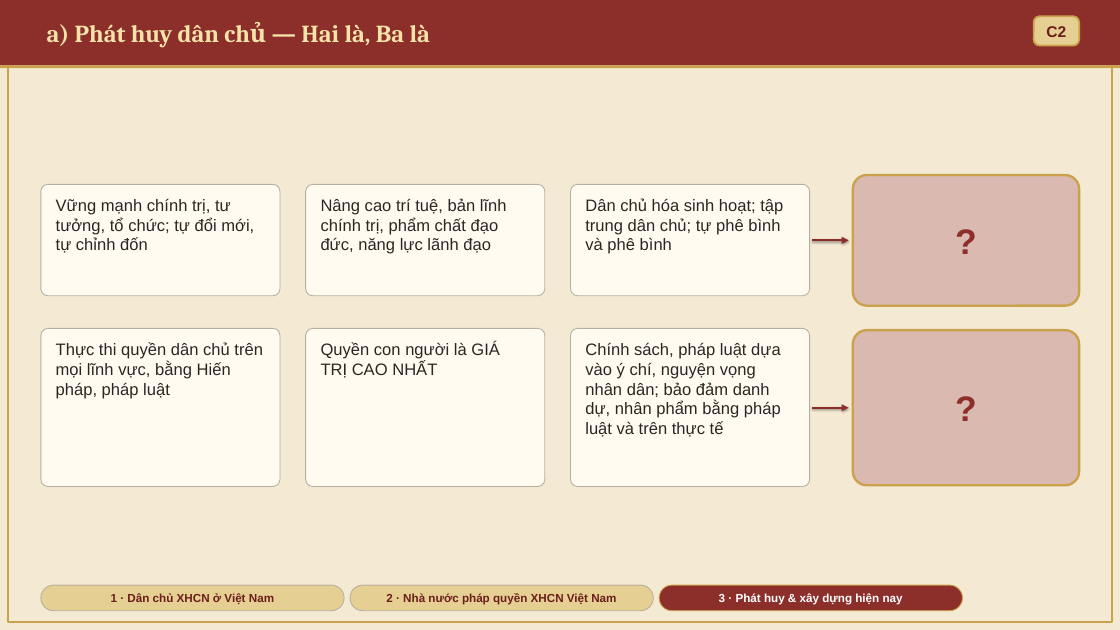
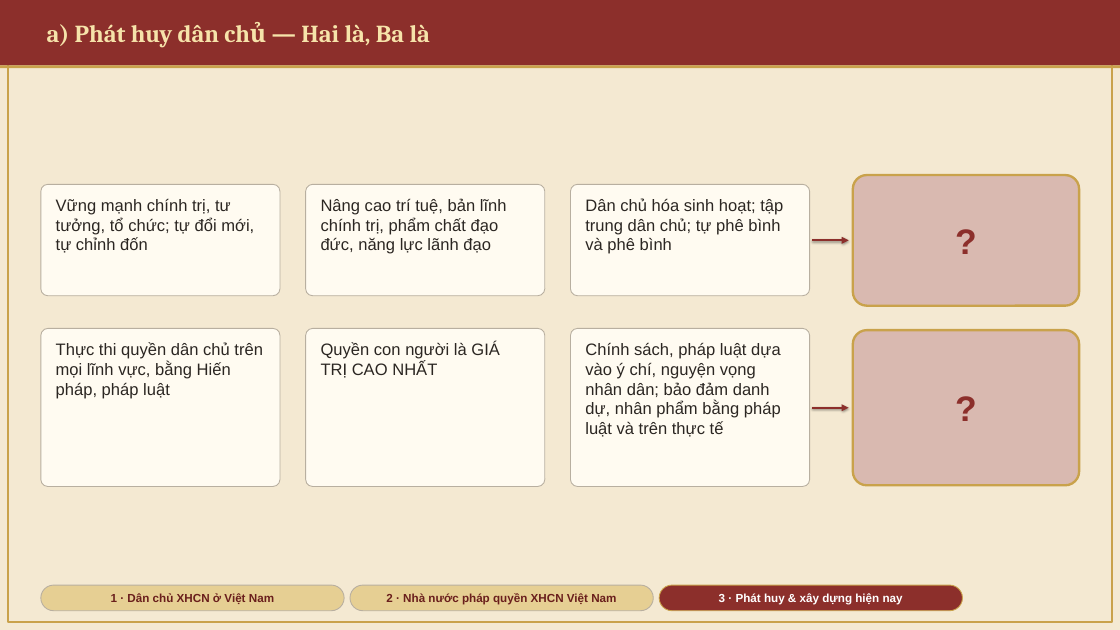
Before and after one commit to DatHoQuoc/mln122, a slide deck: slide 21 of mln133/MLN131_Chuong4_MucIII.pptx. Drawn at 1120x630 pixels with LibreOffice and Linux fonts; fonts in the diff are those of the drawing. Boxes give left, top, right and bottom in pixels: in the first picture for what was removed or moved away, otherwise in the second. Text is boxed around its words. In the diff, an @@ line names an element or a change of style, - is before the commit and + after.

```diff
--- a/mln133/MLN131_Chuong4_MucIII.pptx
+++ b/mln133/MLN131_Chuong4_MucIII.pptx
@@ rounded rectangle removed at [1034, 16, 1079, 45] @@
-C2
```
Also in this commit, not shown: 25 other slides changed, 4 other files.
